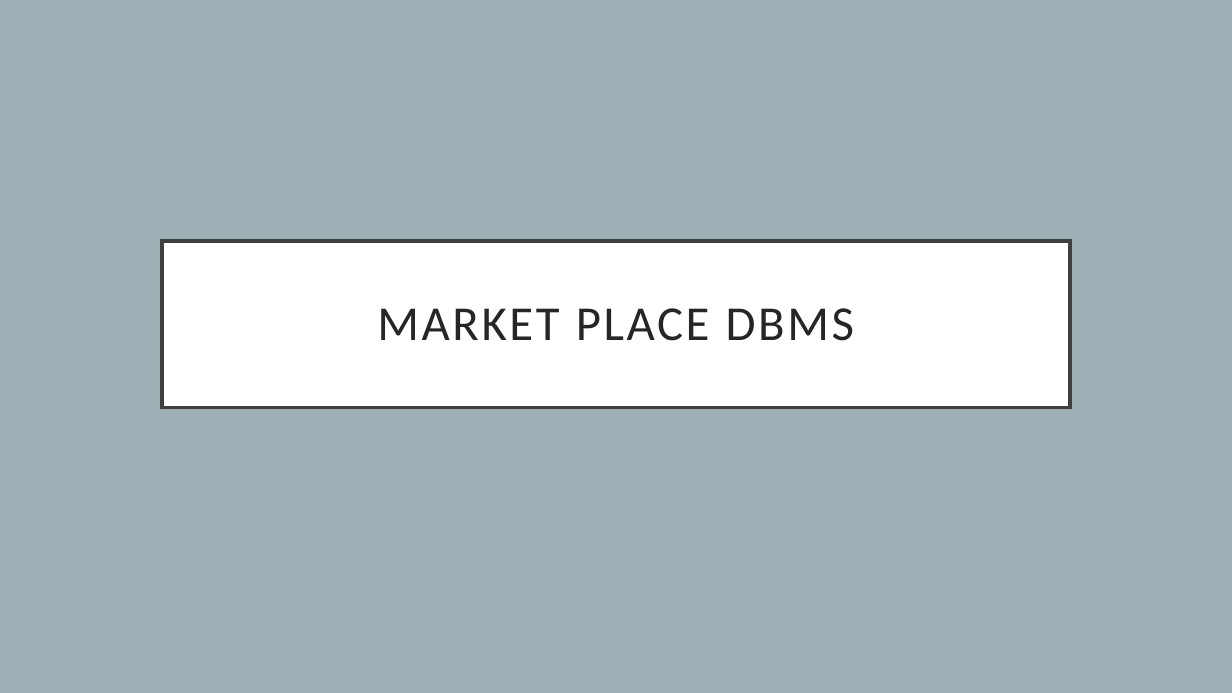
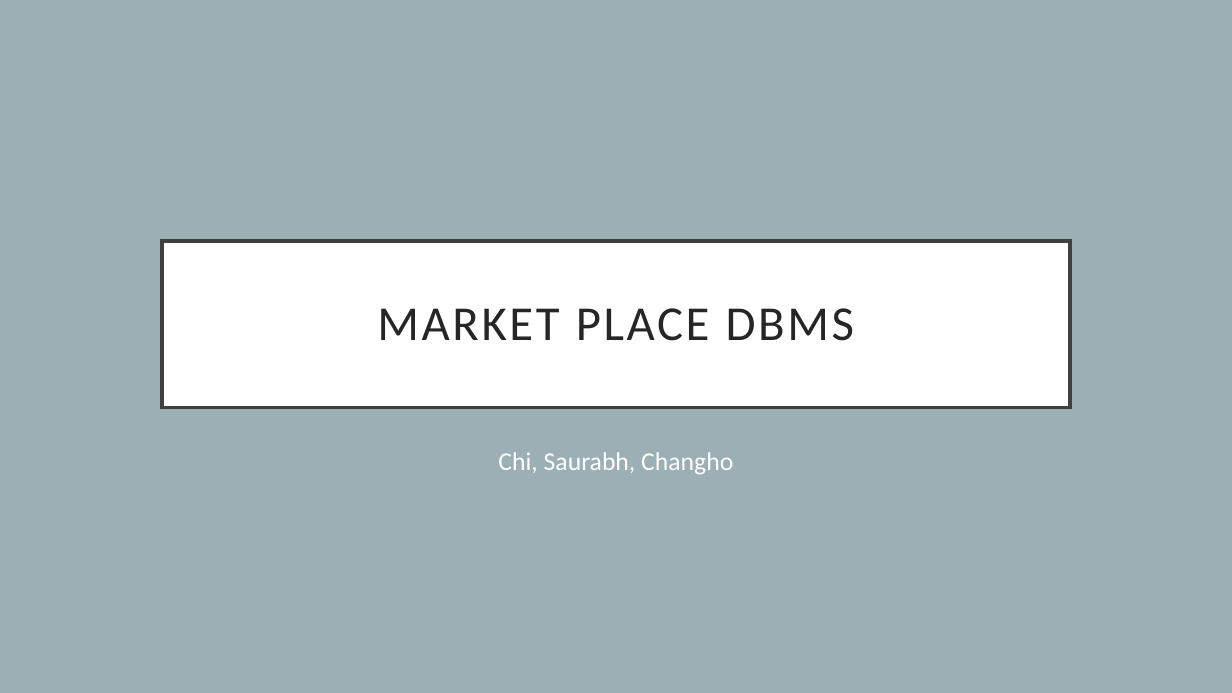
Before and after one commit to chocolatethunder/Big-Buy-Store, a slide deck: slide 1 of 471 presentation.pptx. Drawn at 1232x693 pixels with LibreOffice and Linux fonts; fonts in the diff are those of the drawing. Boxes give left, top, right and bottom in pixels: in the first picture for what was removed or moved away, otherwise in the second. Text is boxed around its words. In the diff, an @@ line names an element or a change of style, - is before the commit and + after.

```diff
--- a/471 presentation.pptx
+++ b/471 presentation.pptx
@@ subtitle added at box(498, 452, 733, 474), 20 pt, text #FFFFFF @@
+Chi, Saurabh, Changho
```
Also in this commit, not shown: 1 slide removed, 1 other file.
